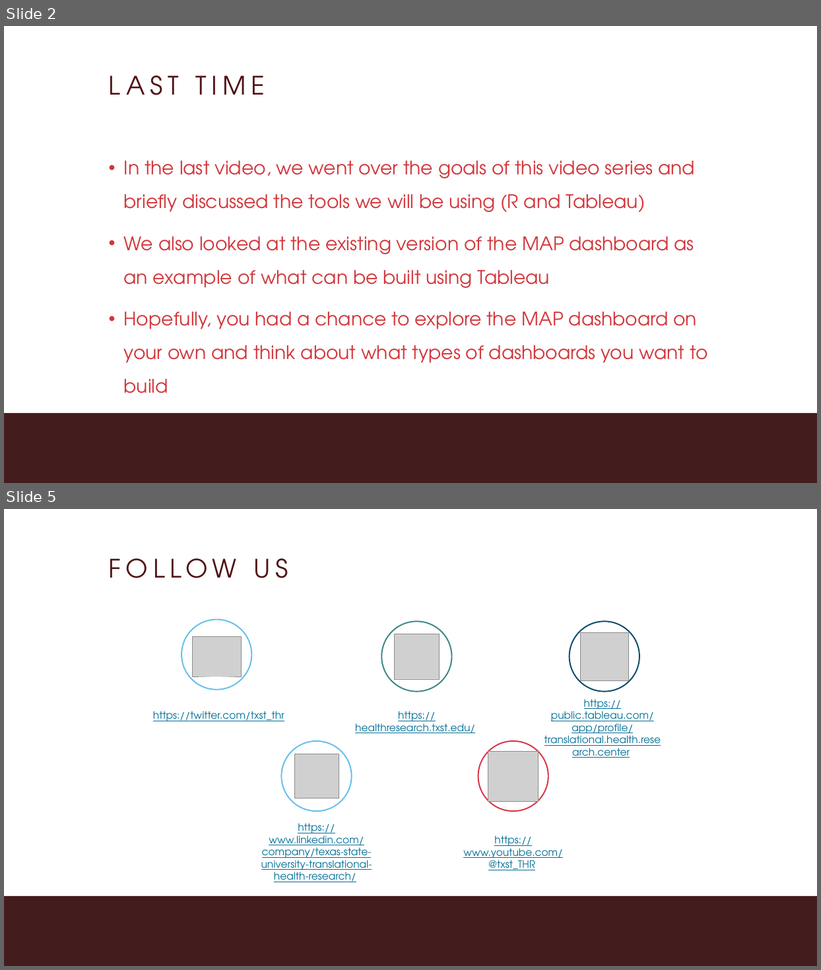
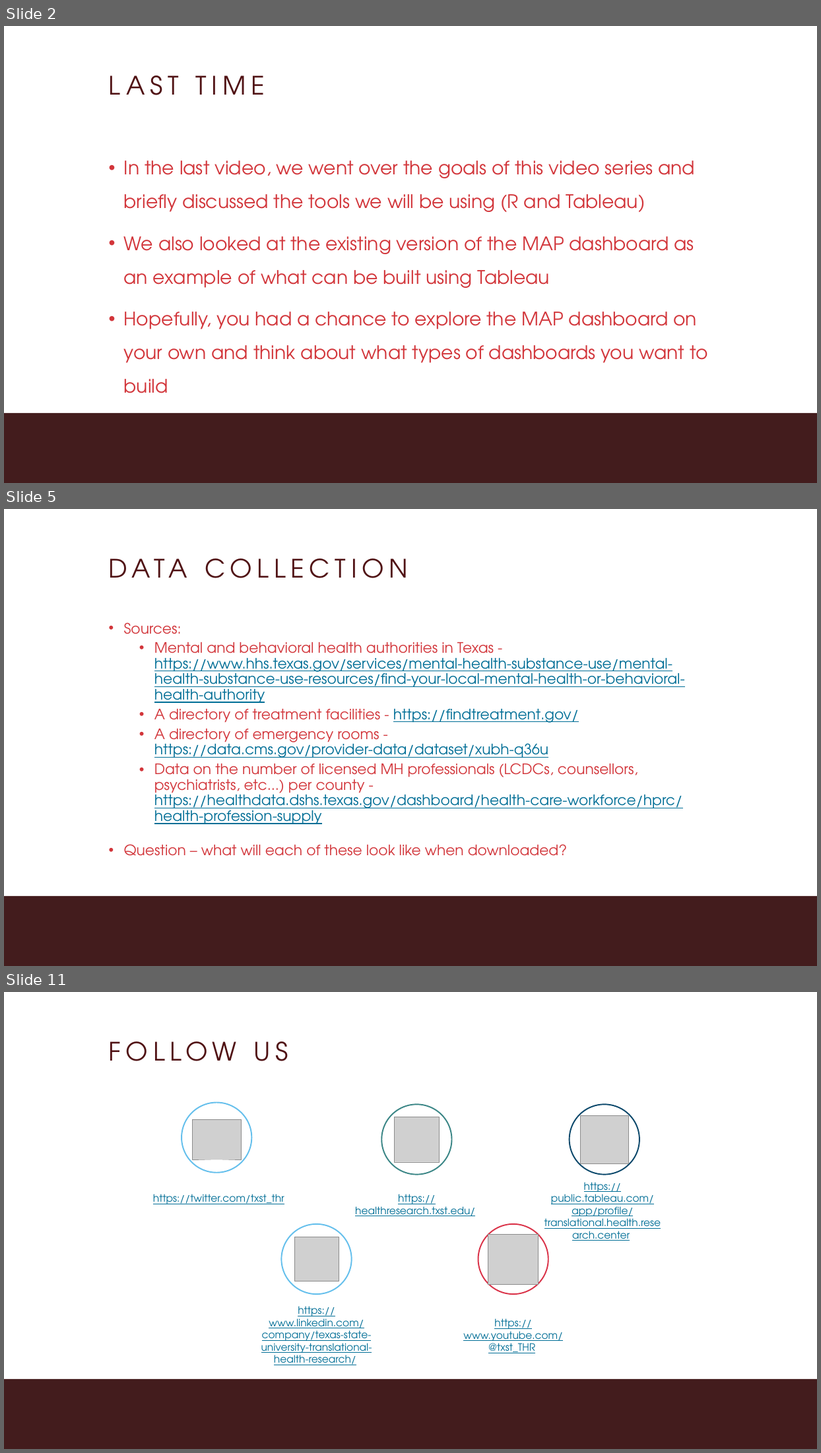
Before and after one commit to MariaElise-T/MH_Dashboard_Tutorial, a slide deck: Formatted Slides/Module0_Video2.pptx. Shown one above the other, each under a label of ours: slides 2 and 5 before the commit, slides 2, 5 and 11 after it; the slides between them are not shown. The pictures are 821x970 and 821x1453 pixels, drawn with LibreOffice and Linux fonts; fonts in the diff are those of the drawing; grey boxes stand for pictures; background and template pictures are left out. Boxes give left, top, right and bottom in pixels: in the first picture for what was removed or moved away, otherwise in the second. Text is boxed around its words. In the diff, an @@ line names an element or a change of style, - is before the commit and + after.

```diff
--- a/Formatted Slides/Module0_Video2.pptx
+++ b/Formatted Slides/Module0_Video2.pptx
@@ slide 5 added at (x1=4, y1=509, x2=817, y2=966), background #FFFFFF; not listed: 1 template element that a slide beside it also shows @@
@@ title added at (x1=109, y1=559, x2=188, y2=578), 60 pt, text #501214 @@
+DATA COLLECTION
@@ text added at (x1=124, y1=623, x2=685, y2=856), 34 pt, text #006E96, underline @@
+• Sources:
+  • Mental and behavioral health authorities in Texas - https://www.hhs.texas.gov/services/mental-health-substance-use/mental-health-substance-use-resources/find-your-local-mental-health-or-behavioral-health-authority
+  • A directory of treatment facilities - https://findtreatment.gov/
+  • A directory of emergency rooms - https://data.cms.gov/provider-data/dataset/xubh-q36u
+  • Data on the number of licensed MH professionals (LCDCs, counsellors, psychiatrists, etc...) per county - https://healthdata.dshs.texas.gov/dashboard/health-care-workforce/hprc/health-profession-supply
+• Question – what will each of these look like when downloaded?
@@ what was slide 5 is now slide 11 @@
```
Also in this commit, not shown: 2 slides changed, 5 other slides added, 13 other files.
